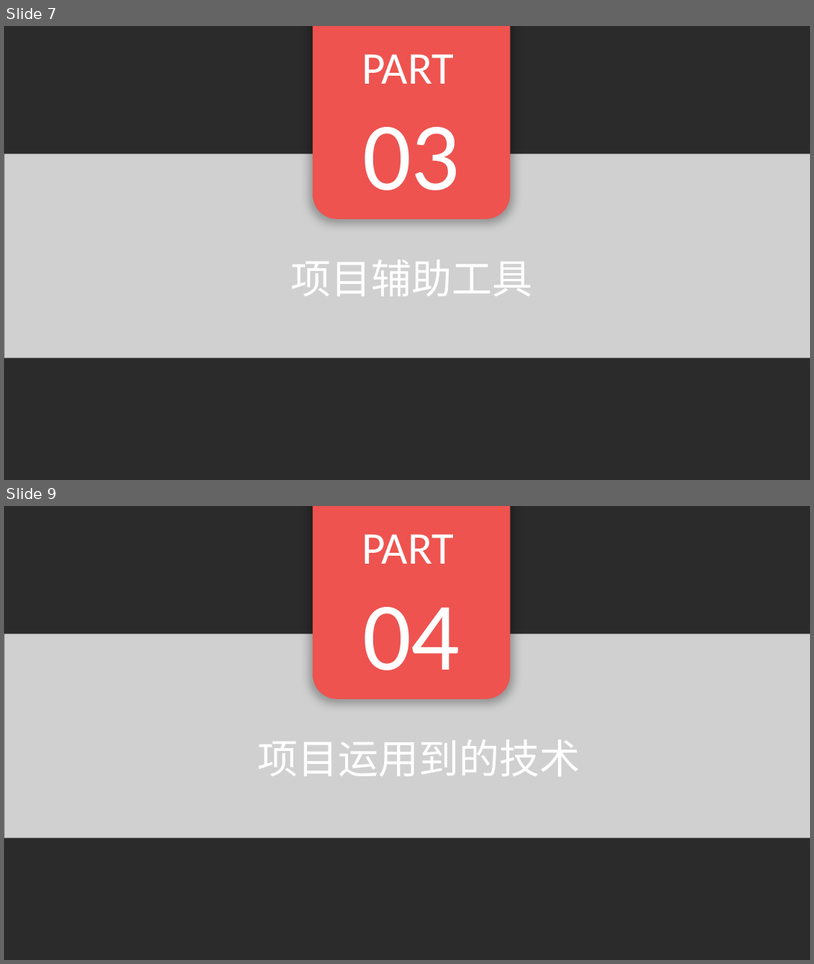
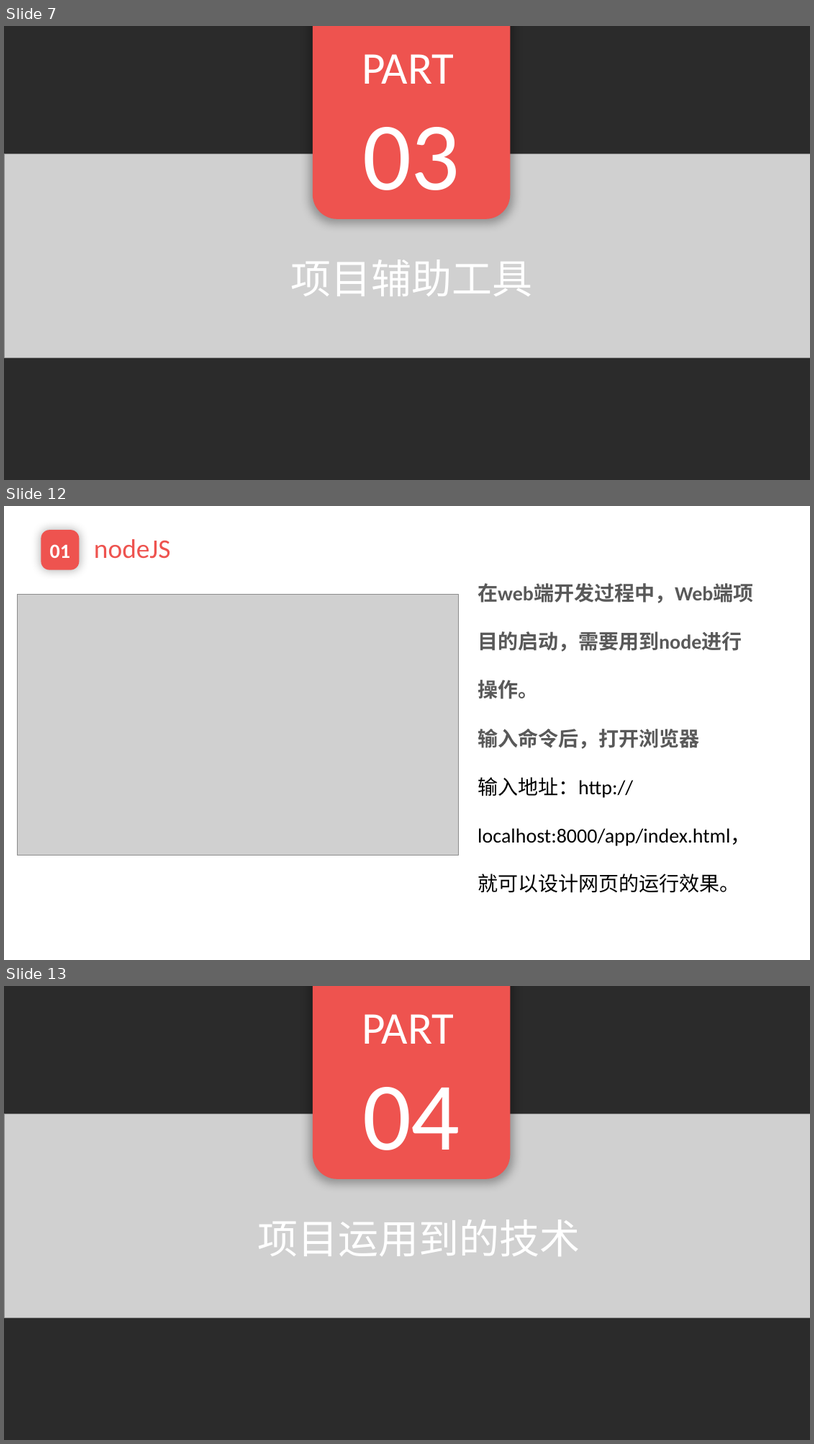
Before and after one commit to EnInternalChat/se2017, a slide deck: doc/个人汇报-焦点.pptx. Shown one above the other, each under a label of ours: slides 7 and 9 before the commit, slides 7, 12 and 13 after it; the slides between them are not shown. The pictures are 814x964 and 814x1444 pixels, drawn with LibreOffice and Linux fonts; fonts in the diff are those of the drawing; grey boxes stand for pictures; background and template pictures are left out; a plain dark background stands for a picture behind light text. Boxes give left, top, right and bottom in pixels: in the first picture for what was removed or moved away, otherwise in the second. Text is boxed around its words. In the diff, an @@ line names an element or a change of style, - is before the commit and + after.

```diff
--- a/doc/个人汇报-焦点.pptx
+++ b/doc/个人汇报-焦点.pptx
@@ slide 12 added at (4,506,810,960), background picture (left out) @@
@@ rounded rectangle added at (41,530,79,569), fill #EE534F, 24 pt, text #FFFFFF, bold @@
+01
@@ text added at (94,539,170,559), 32 pt, text #EE534F @@
+nodeJS
@@ text added at (478,583,754,893), 24 pt, text #000000 @@
+在web端开发过程中，Web端项目的启动，需要用到node进行操作。
+输入命令后，打开浏览器
+输入地址：http://localhost:8000/app/index.html，就可以设计网页的运行效果。
@@ picture added at (17,595,459,855) @@
@@ what was slide 9 is now slide 13 @@
```
Also in this commit, not shown: 4 slides changed, 8 other slides added.
